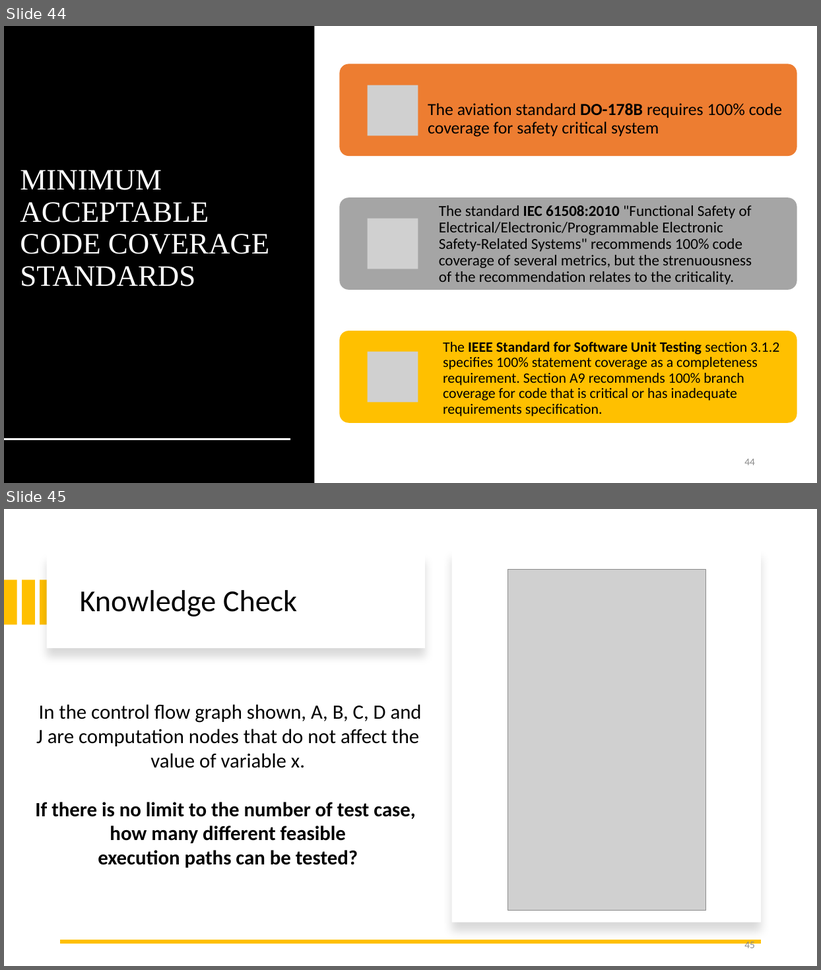
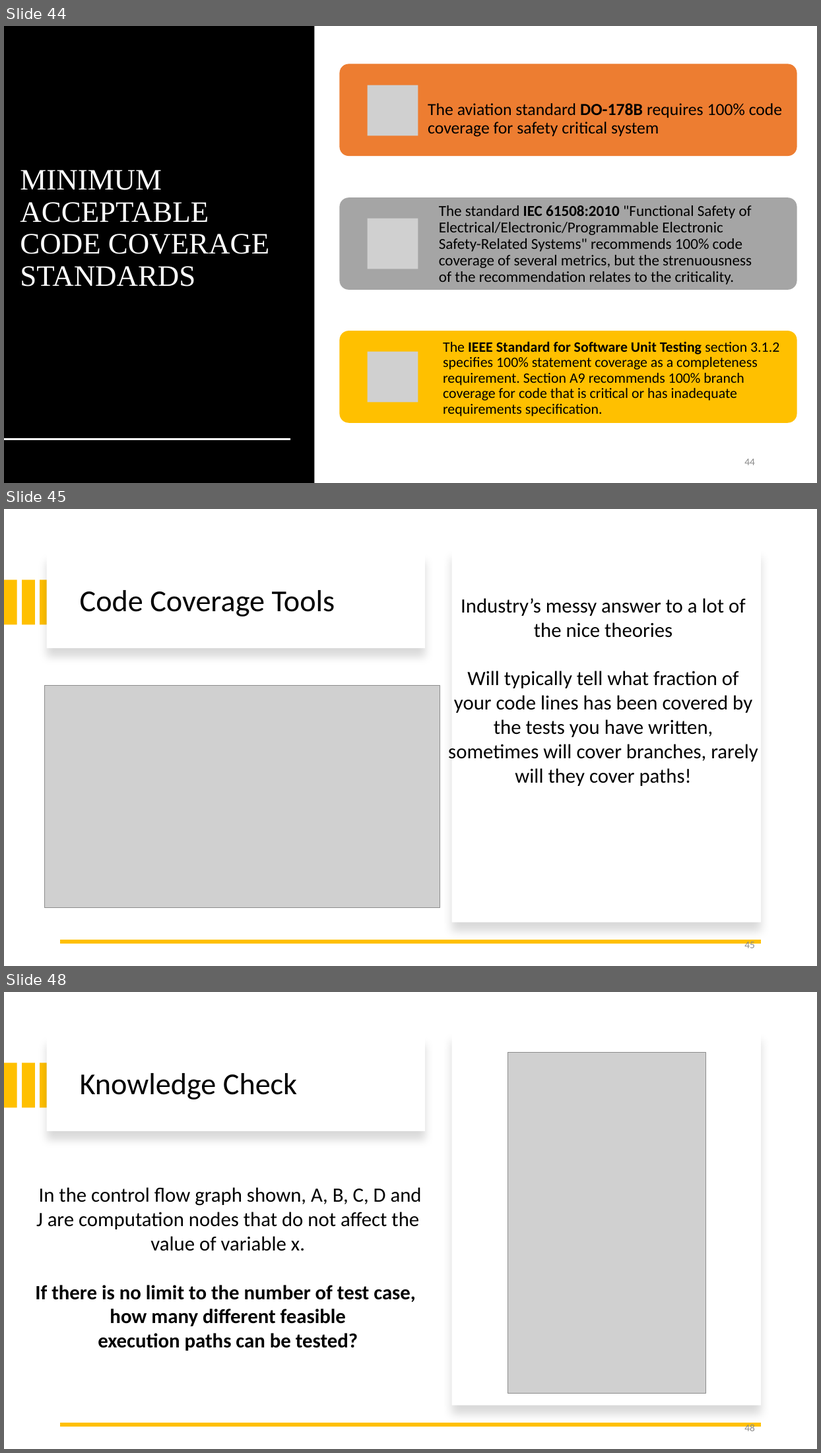
Before and after one commit to kthanasi-git/SW_Engineering, a slide deck: SOFTWARE ENGINEERING/SLIDES/14- Control Flow Testing.pptx. Shown one above the other, each under a label of ours: slides 44 and 45 before the commit, slides 44, 45 and 48 after it; the slides between them are not shown. The pictures are 821x970 and 821x1453 pixels, drawn with LibreOffice and Linux fonts; fonts in the diff are those of the drawing; grey boxes stand for pictures. Boxes give left, top, right and bottom in pixels: in the first picture for what was removed or moved away, otherwise in the second. Text is boxed around its words. In the diff, an @@ line names an element or a change of style, - is before the commit and + after.

```diff
--- a/SOFTWARE ENGINEERING/SLIDES/14- Control Flow Testing.pptx
+++ b/SOFTWARE ENGINEERING/SLIDES/14- Control Flow Testing.pptx
@@ slide 45 added at [4,509,817,966], background #FFFFFF @@
@@ rectangle added at [47,553,425,649], fill #FFFFFF @@
@@ rectangle added at [452,550,762,923], fill #FFFFFF @@
@@ rectangle added at [4,580,17,625], fill #FFC000 @@
@@ rectangle added at [22,580,34,625], fill #FFC000 @@
@@ rectangle added at [40,580,53,625], fill #FFC000 @@
@@ title added at [80,590,335,617], 36 pt, text #000000 @@
+Code Coverage Tools
@@ text added at [448,598,758,786], 24 pt, text #000000 @@
+Industry’s messy answer to a lot of the nice theories
+Will typically tell what fraction of your code lines has been covered by the tests you have written, sometimes will cover branches, rarely will they cover paths!
@@ picture added at [44,686,440,908] @@
@@ line added from (762, 942) to (60, 942), #FFC000 4.5 pt @@
@@ page number added at [745,940,755,952], 12 pt, text #8C8C8C @@
+45
@@ what was slide 45 is now slide 48 @@
@@ page number at [745,1423,755,1435]: text changed @@
-45
+48
```
Also in this commit, not shown: 2 other slides added, 3 other files.
